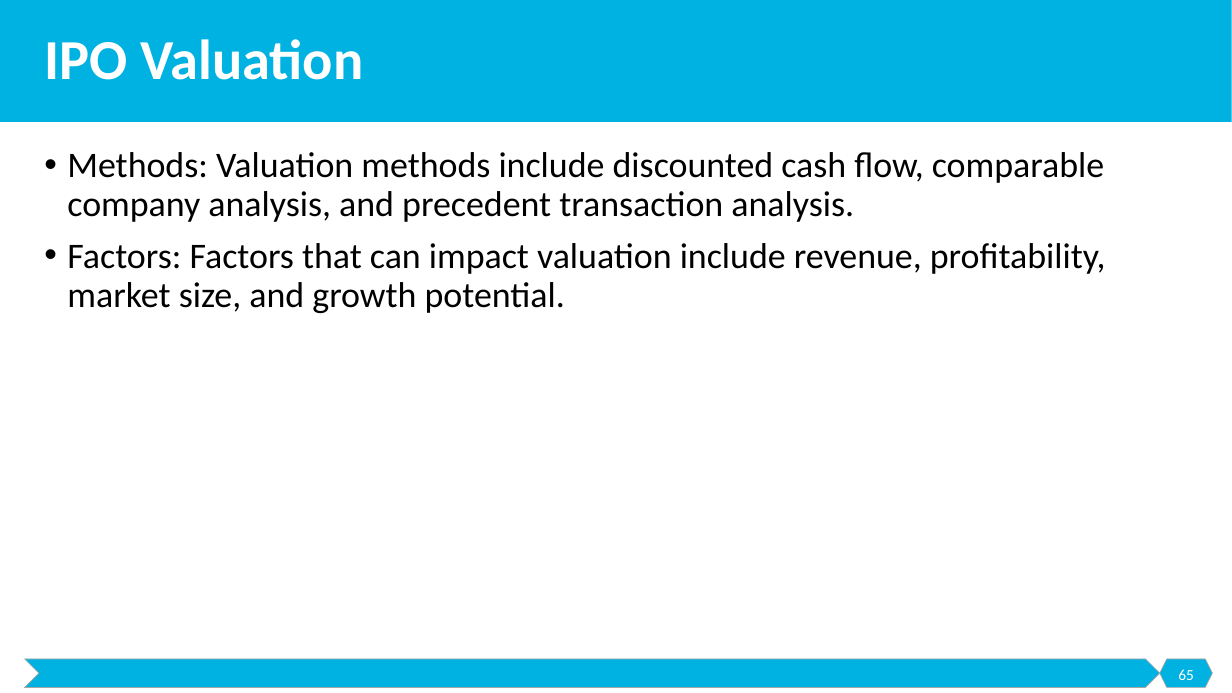
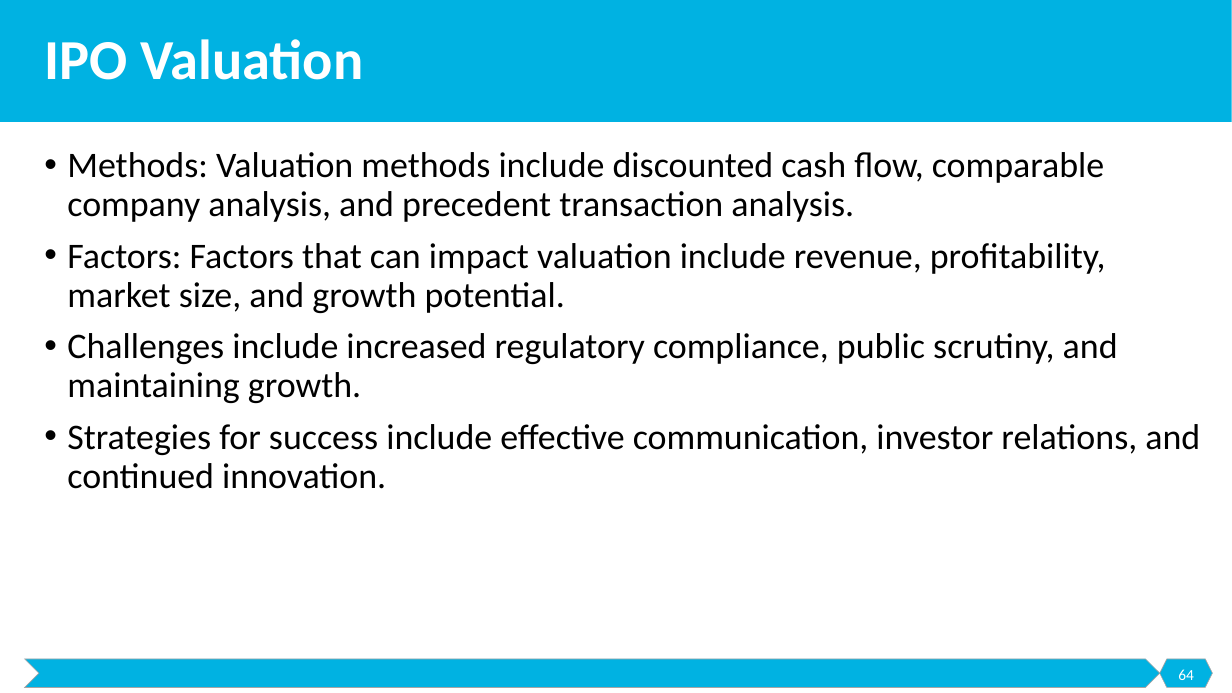
Before and after one commit to malenezi/malenezi, a slide deck: slide 64 of SE495/Lectures/8-Exit Strategies/Exit Strategies.pptx (slide 65 before the commit). Drawn at 1232x693 pixels with LibreOffice and Linux fonts; fonts in the diff are those of the drawing. Boxes give left, top, right and bottom in pixels: in the first picture for what was removed or moved away, otherwise in the second. Text is boxed around its words. In the diff, an @@ line names an element or a change of style, - is before the commit and + after.

```diff
--- a/SE495/Lectures/8-Exit Strategies/Exit Strategies.pptx
+++ b/SE495/Lectures/8-Exit Strategies/Exit Strategies.pptx
@@ text at box(67, 333, 1200, 489): paragraphs added @@
+• Challenges include increased regulatory compliance, public scrutiny, and maintaining growth.
+• Strategies for success include effective communication, investor relations, and continued innovation.
@@ page number at box(1178, 669, 1194, 680): text changed @@
-65
+64
```
Also in this commit, not shown: 4 other slides changed, 2 slides removed, 1 other file.
